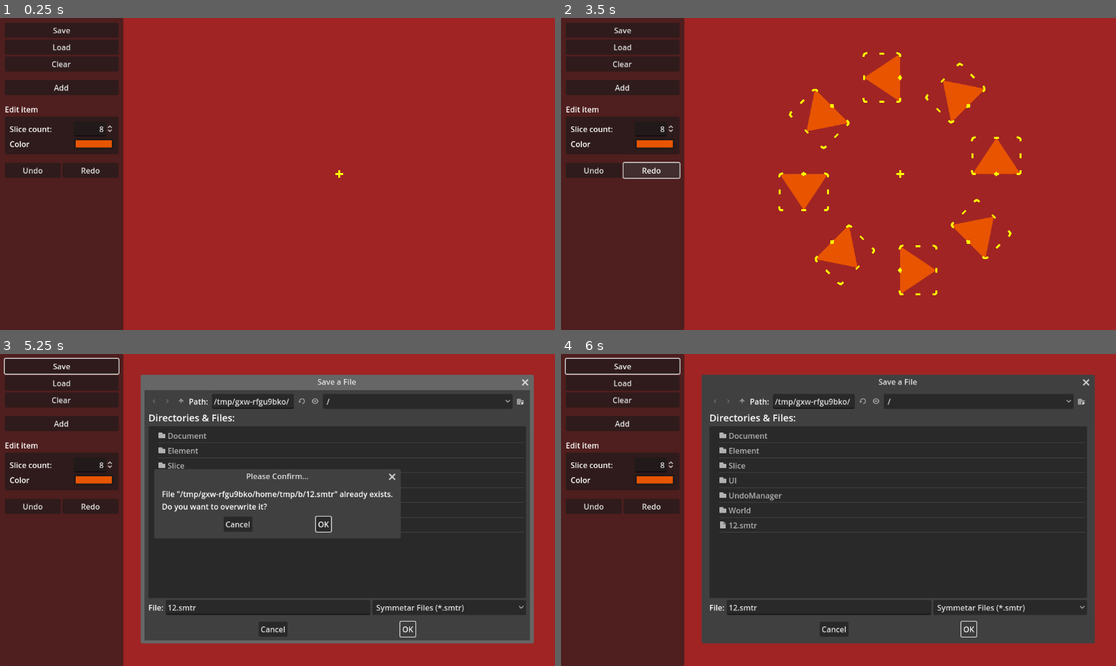
Above: before the commit, frames 1-4 (two rows, left to right).
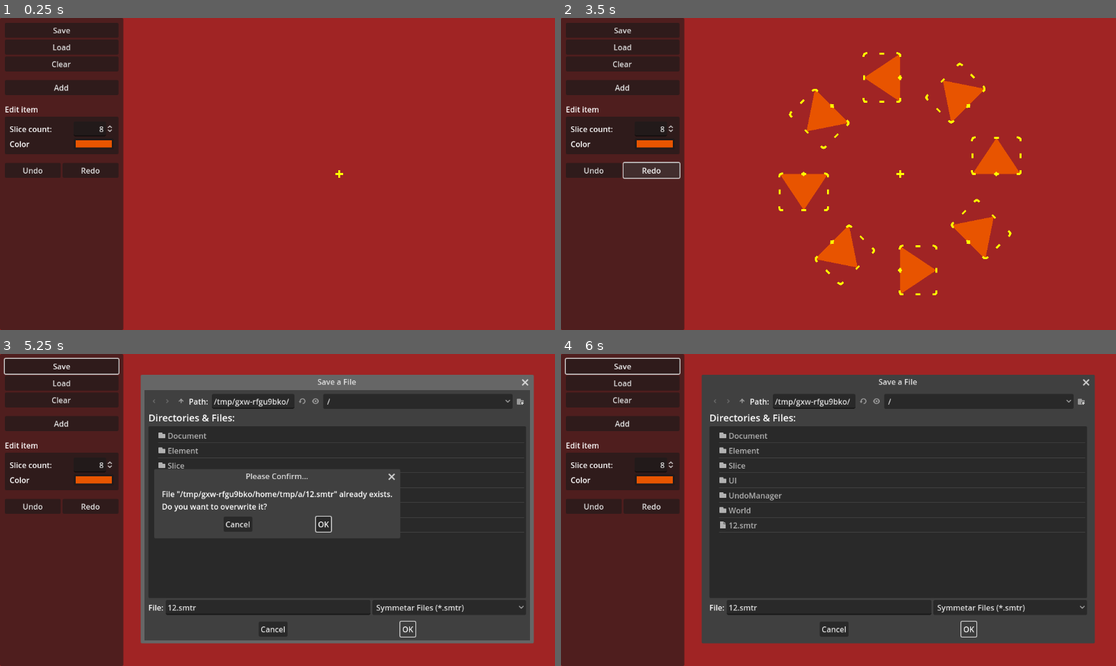
Above: after the commit, the same moments.

Repository: zoeesilcock/symmetar
Game: Godot game, scene res://Main.tscn
The game is run twice, just before and just after one commit, with the same random seed, the same clock (stepped at 60 frames per second) and the same inputs.
Inputs (mouse positions are in pixels of both pictures, inside the frame that each line leads up to):
- Up to frame 1 (0.25 s): no input
- Up to frame 2 (3.5 s): click "Clear" at 0.5 s; click "Add" at 1.25 s; click "Undo" at 2 s; click "Redo" at 2.75 s
- Up to frame 3 (5.25 s): click "Save" at 3.5 s; click (266, 606) at 4.27 s; type "12" at 4.35 s; click "OK" at 5 s
- Up to frame 4 (6 s): click "OK" at 5.75 s

Frames 1-2 are identical in both runs. In frame 3, 0.3% of the frame differs, in the area x 44-72%, y 14-47%; in frame 4, less than 0.1%.

Commit message:
Disable widgets when they aren't visible

Diff:
--- a/Slice/Slice.gd
+++ b/Slice/Slice.gd
@@ -127,10 +127,10 @@
 					_show_selection()
 
 func _show_selection() -> void:
-	slice_widgets.visible = true
+	slice_widgets.show_widgets()
 
 func _hide_selection() -> void:
-	slice_widgets.visible = false
+	slice_widgets.hide_widgets()
 
 func _start_dragging(world_position : Vector2) -> void:
 	selected.emit(slice_index)
--- a/Slice/SliceWidgets.gd
+++ b/Slice/SliceWidgets.gd
@@ -9,8 +9,25 @@
 func update_widget_positions(rect : Rect2) -> void:
 	pivot_widget.position = Vector2.ZERO
 
-	for rotation_widget in rotation_widgets:
+	for rotation_widget : SliceWidget in rotation_widgets:
 		rotation_widget.update_position(rect)
 
-	for scale_widget in scale_widgets:
+	for scale_widget : SliceWidget in scale_widgets:
 		scale_widget.update_position(rect)
+
+func show_widgets() -> void:
+	visible = true
+	_set_process_input(true)
+
+func hide_widgets() -> void:
+	visible = false
+	_set_process_input(false)
+
+func _set_process_input(enable : bool) -> void:
+	pivot_widget.set_process_unhandled_input(enable)
+
+	for rotation_widget : SliceWidget in rotation_widgets:
+		rotation_widget.set_process_unhandled_input(enable)
+
+	for scale_widget : SliceWidget in scale_widgets:
+		scale_widget.set_process_unhandled_input(enable)
